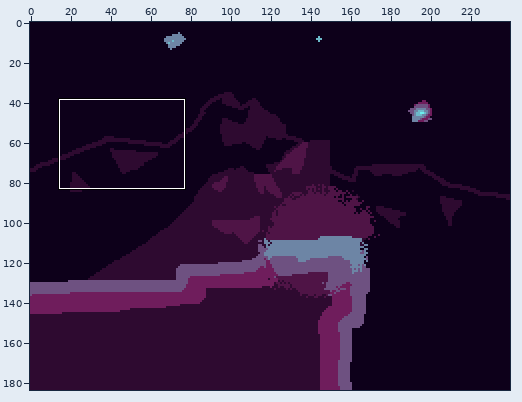
Pixel-art file, stored at assets/play/scene3.aseprite. Above, an overview of the earlier version with the close-up marked.
Close-up. Before the commit:
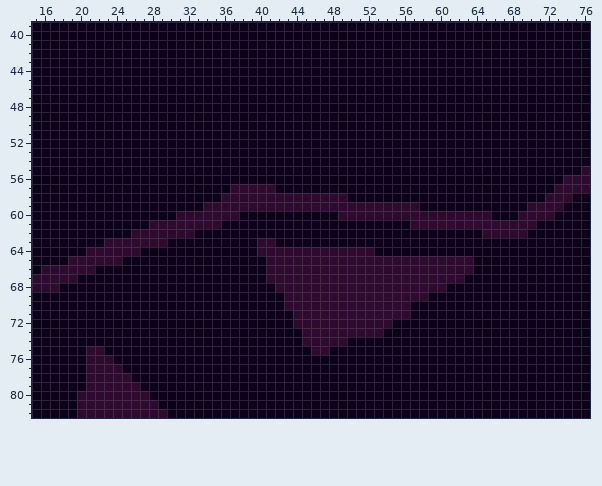
240x184 pixels, 1 frame. Shown: x 15..76, y 39..82.
The same view after the edit:
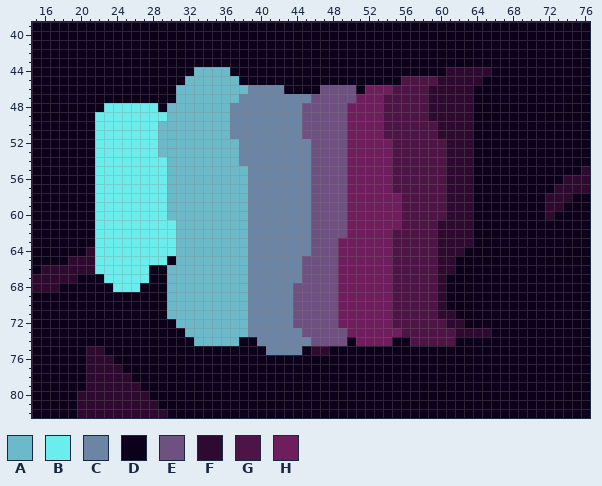
Palette (. is transparent): A #6cb9c9  B #6ceded  C #6d85a5  D #0d001a  E #6e5181  F #2e0a30  G #4f1446  H #6f1d5c
Changes in this commit:
layer "Layer 8" added
Changed rows in their new state; - is an unchanged pixel.
Layer "Layer 8":
first column x 22:
44 -----------AAAA------------------------FFFFF------
45 ----------AAAAAA------------------GGGGFFFFF-------
46 ---------AAAAAAAACCCC----EEEE-HHHGGGGFFFFF--------
47 ---------AAAAAAACCCCCCCCEEEEEHHHGGGGGFFFFF--------
48 -BBBBBB-AAAAAAACCCCCCCCEEEEEHHHHGGGGGFFFFF--------
49 BBBBBBBBAAAAAAACCCCCCCCEEEEEHHHHGGGGGFFFFF--------
50 BBBBBBBAAAAAAAACCCCCCCCEEEEEHHHHGGGGGGFFFF--------
51 BBBBBBBAAAAAAAACCCCCCCCEEEEEHHHHGGGGGGFFFF--------
52 BBBBBBBAAAAAAAAACCCCCCCCEEEEHHHHHGGGGGGFFF--------
53 BBBBBBBAAAAAAAAACCCCCCCCEEEEHHHHHGGGGGGFFF--------
54 BBBBBBBBAAAAAAAACCCCCCCCEEEEHHHHHGGGGGGFFF--------
55 BBBBBBBBAAAAAAAAACCCCCCCEEEEHHHHHGGGGGGFFF--------
56 BBBBBBBBAAAAAAAAACCCCCCCEEEEHHHHHGGGGGGFFF--------
57 BBBBBBBBAAAAAAAAACCCCCCCEEEEHHHHHGGGGGGFFF--------
58 BBBBBBBBAAAAAAAAACCCCCCCEEEEHHHHHHGGGGGFFF--------
59 BBBBBBBBAAAAAAAAACCCCCCCEEEEHHHHHHGGGGGFFF------DD
60 BBBBBBBBAAAAAAAAACCCCCCCEEEEHHHHHHGGGGG---DD---DDD
61 BBBBBBBBBAAAAAAAACCCCCCCEEEEHHHHHHGGGG----DDDDDDD-
62 BBBBBBBBBAAAAAAAACCCCCCCEEEEHHHHHGGGGGFFFF-DDDDD--
63 BBBBBBBBBAAAAAAAACCCCCCCEEEHHHHHHGGGGGFFFF--------
64 BBBBBBBBBAAAAAAAACCCCCCCEEEHHHHHHGGGGGFFF---------
65 BBBBBBBB-AAAAAAAACCCCCCEEEEHHHHHHGGGGG--DD--------
66 BBBBBB--AAAAAAAAACCCCCCEEEEHHHHHHGGGGG--DD--------
67 -BBBBB--AAAAAAAAACCCCCCEEEEHHHHHHGGGGG-DD---------
68 --BBB---AAAAAAAAACCCCCEEEEEHHHHHHGGGGG------------
69 --------AAAAAAAAACCCCCEEEEEHHHHHHGGGGGF-----------
70 --------AAAAAAAAACCCCCEEEEEHHHHHHGGGGGF-----------
71 --------AAAAAAAAACCCCCEEEEEHHHHHHGGGGGFF----------
72 ---------AAAAAAAACCCCCEEEEEHHHHHHGGGGGGFF---------
73 ----------AAAAAAACCCCCCEEEEEHHHHHHGGGGGGFFFF------
74 -----------AAAAA--CCCCCCEEEE-HHHH--GGGGG----------
75 -------------------CCCC---------------------------
Boxes around the changes in both close-ups, in picture pixels (x1, y1, x2, y2):
changed: (95, 67, 545, 355)
